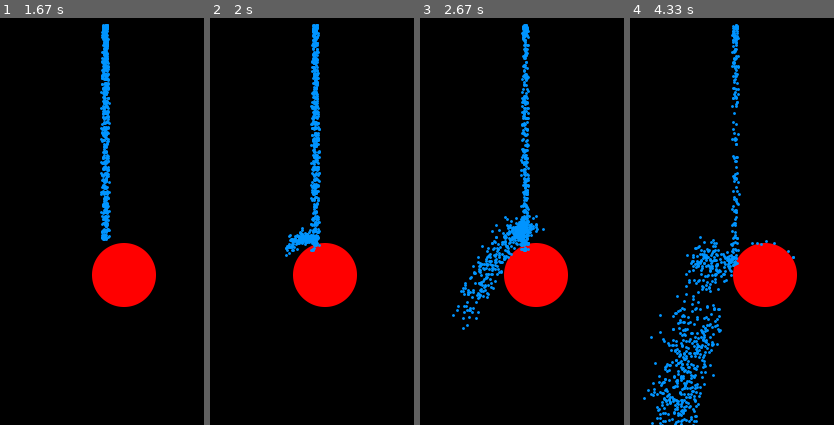
Above: before the commit, frames 1-4 (left to right).
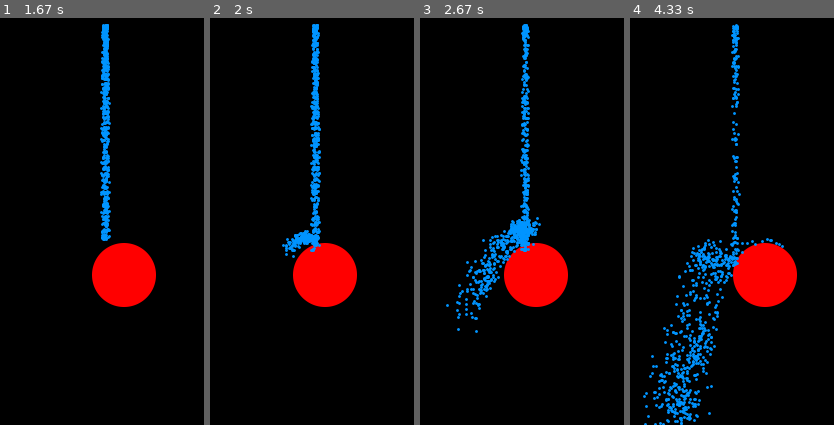
Above: after the commit, the same moments.

Repository: rkibria/Pygame-Community-Easter-Jam-2023
Game: pygame game, started from main.py
Same seed, same stepped clock (60 frames per second), same inputs: the game is played once before the commit and once after it.
Inputs:
- Up to frame 1 (1.67 s): hold D 0.33-0.8 s; hold D 0.83-1.3 s; hold A from 1.33 s (still down)
- Up to frame 2 (2 s): release A at 1.87 s; hold A from 1.9 s (still down)
- Up to frame 3 (2.67 s): release A at 2.3 s; hold D from 2.33 s (still down)
- Up to frame 4 (4.33 s): release D at 2.97 s; hold A 3-3.47 s; hold D 3.5-3.97 s; hold D from 4 s (still down)

Frame 1 is identical in both runs. In frame 2, 0.3% of the frame differs, in the area x 35-53%, y 51-59%; in frame 3, 2.3%; in frame 4, 5.9%, in the area x 6-81%, y 1-100%.

Commit message:
refactor

Diff:
--- a/main.py
+++ b/main.py
@@ -70,13 +70,14 @@
             p_1["velocity"].reflect_ip(p_1_to_2)
             p_1["velocity"] *= 0.5
 
-def animate_particles(particles):
+def animate_particles(particles, num_immobiles):
     """Move all particles"""
-    umbrella = particles[0]
-    for i in range(1, len(particles)):
-        p_1 = particles[i]
-        apply_gravity(p_1)
-        collide_particles(p_1, umbrella)
+    for j in range(num_immobiles):
+        immobile = particles[j]
+        for i in range(num_immobiles, len(particles)):
+            p_1 = particles[i]
+            apply_gravity(p_1)
+            collide_particles(p_1, immobile)
 
     for p_1 in particles:
         v_1 = p_1["velocity"]
@@ -105,32 +106,33 @@
 def init_game():
     game_state = {
         "particles": [],
+        "immobiles": [{"pos": (320, 150)}],
         "particle_ranges": [],
         "controls": {"dir_1": 0},
     }
 
+    total_particles = 1000
     particles = game_state["particles"]
-    for _ in range(1000):
+    for _ in range(total_particles):
         particles.append(create_particle())
 
-    for i in range(1):
-        game_state["particle_ranges"].append({"range": (1, 999), "spawn_pos": ()})
+    immobiles = game_state["immobiles"]
+    num_immobiles = len(immobiles)
+    game_state["particle_ranges"].append({"range": (num_immobiles, total_particles - 1),
+                                          "spawn_pos": ()})
 
     fluid_img = pg.image.load("assets/blue_spot_3x3.png").convert_alpha()
     umbrella_img = pg.image.load("assets/umbrella.png").convert_alpha()
     for i in range(len(particles)):
         particle = particles[i]
-        if i == 0:
+        if i < num_immobiles:
             particle["enabled"] = True
-            particle["pos"].update(320, 150)
+            particle["pos"].update(immobiles[i]["pos"])
             particle["img"] = umbrella_img
             particle["radius"] = 32
             particle["mass"] = 5
         else:
             particle["enabled"] = False
-            # particle["pos"].update(random.randint(0, SCR_WIDTH - 1), random.randint(0, SCR_HEIGHT - 1))
-            particle["pos"].update(320, 200)
-            particle["velocity"].update(random.uniform(-0.5, 0.5), random.uniform(-0.5, 0.5))
             particle["img"] = fluid_img
             particle["radius"] = 1
 
@@ -159,7 +161,9 @@
 
     update_flow(game_state, 0)
 
-    animate_particles(particles)
+    for i in range(len(game_state["particle_ranges"])):
+        animate_particles(particles, len(game_state["immobiles"]))
+
     draw_particles(surface, particles)
 
 
